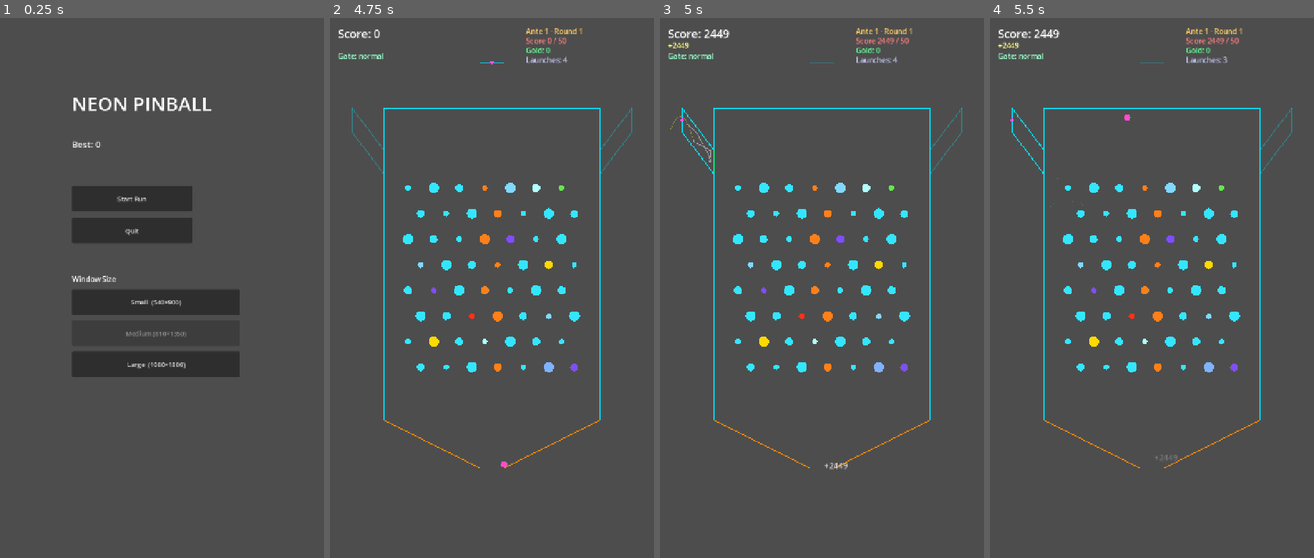
Above: before the commit, frames 1-4 (left to right).
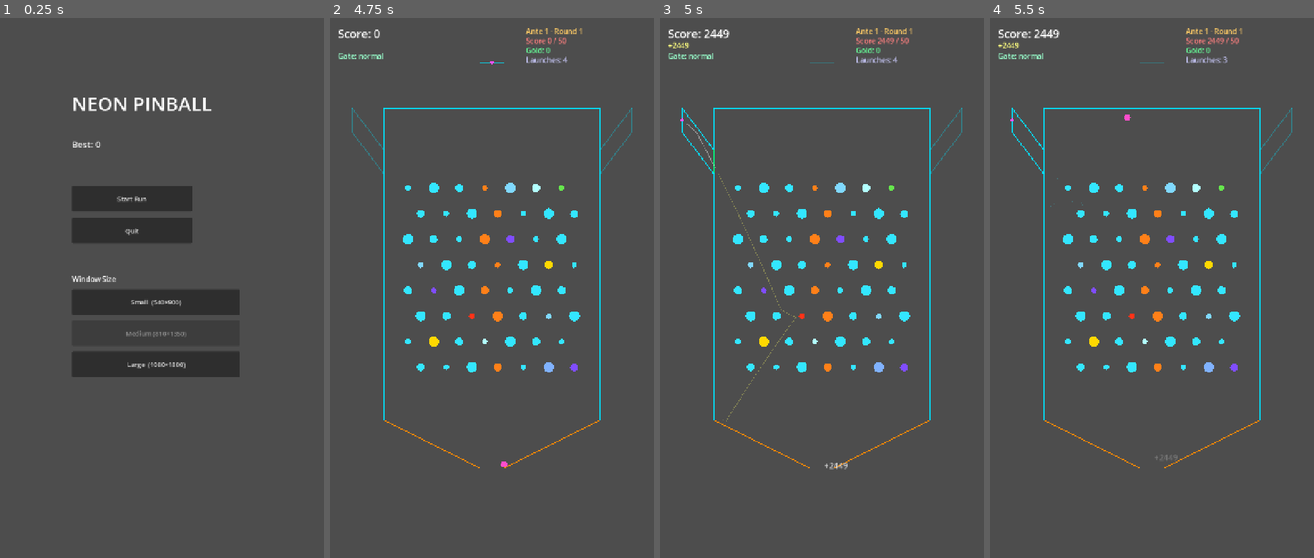
Above: after the commit, the same moments.

Repository: GencyZ/NeonPinball
Game: Godot game, scene res://scenes/main_menu.tscn
Two runs of this game, one before a commit and one after it. Both use one fixed random seed, a clock stepped at 60 frames per second and the inputs below.
Inputs (mouse positions are in pixels of both pictures, inside the frame that each line leads up to):
- Up to frame 1 (0.25 s): no input
- Up to frame 2 (4.75 s): click "Start Run" at 0.5 s; tap Enter at 1.25 s; move the mouse to (563, 261) at 1.27 s; hold D 1.28-2 s; hold Shift 1.28-2 s; click (563, 261) at 1.42 s; tap Space at 1.52, 4.52 s; drag from (427, 315) to (475, 396) at 2.02 s; move the mouse to (524, 169) at 2.77 s; hold D 2.78-3.5 s; tap Ctrl at 2.85 s; drag from (475, 396) to (394, 207) at 3.52 s; move the mouse to (589, 369) at 4.27 s; hold A from 4.28 s (still down); tap Tab at 4.35 s
- Up to frame 3 (5 s): keep holding A
- Up to frame 4 (5.5 s): release A at 5 s; drag from (1054, 207) to (1103, 153) at 5.02 s

Frames 1-2 are identical in both runs. In frame 3, 0.1% of the frame differs, in the area x 3-43%, y 18-75%; in frame 4, nothing differs.

Commit message:
fix: rebuild walls on edge switch so trajectory can pass new gate
Co-Authored-By: Claude Sonnet 4.6 <noreply@anthropic.com>

Diff:
--- a/game/view/board_view.gd
+++ b/game/view/board_view.gd
@@ -203,7 +203,10 @@
 	$Hud.set_gate_label(String(gate_id))
 
 func set_entry(edge: int, t: float) -> void:
-	_entry_edge = edge
+	if edge != _entry_edge:
+		_entry_edge = edge
+		if not _has_ball:
+			_rebuild_wall_segs(false)   # open new gate, close old one
 	_entry_t = t
 
 func gate_axis() -> int:
